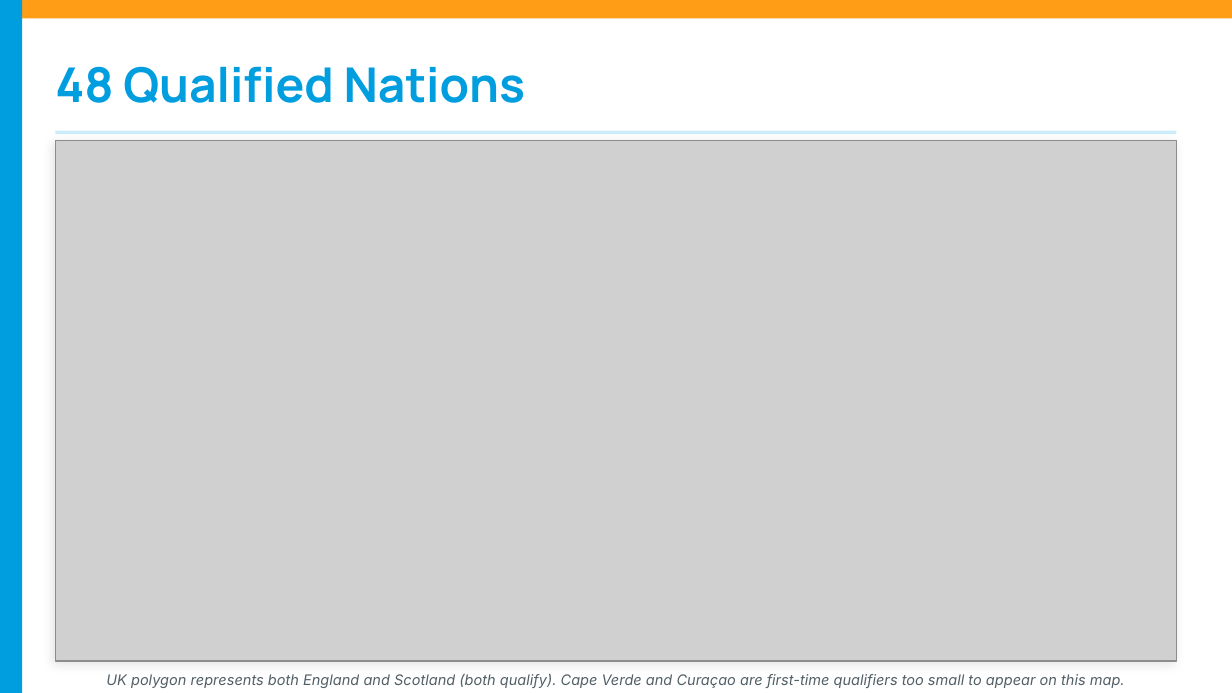
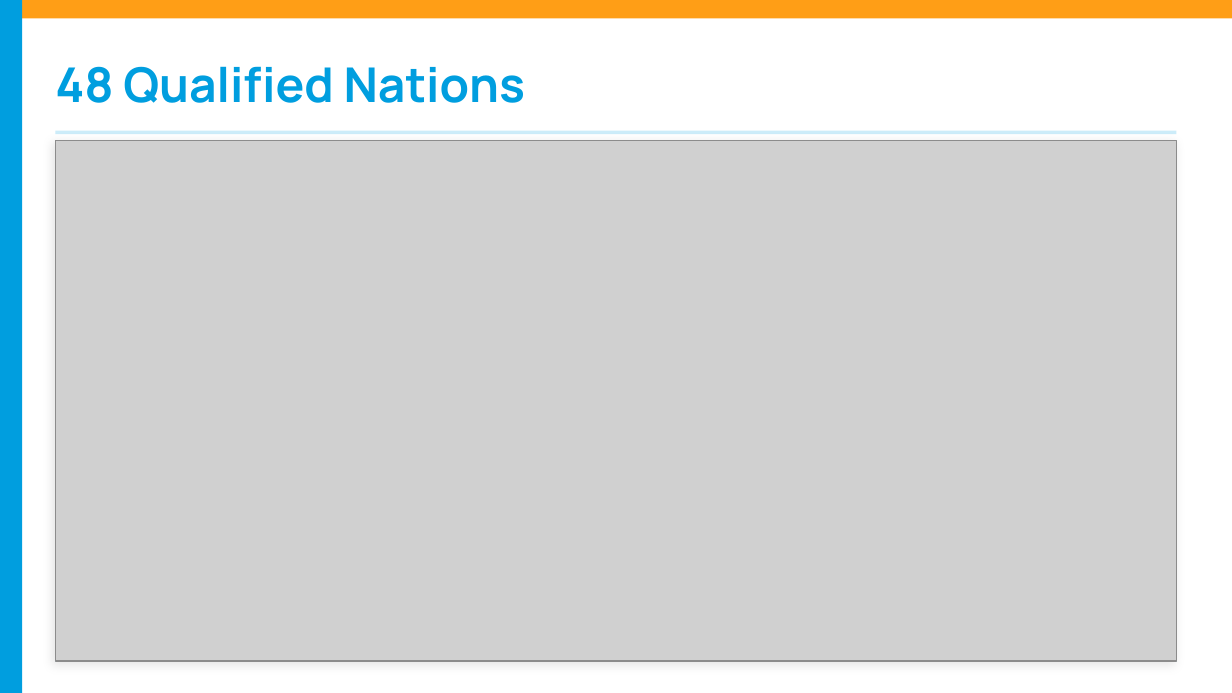
Before and after one commit to riteshwarade/wc26, a slide deck: slide 6 of WC2026_Pool_Intro.pptx (slide 5 before the commit). Drawn at 1232x693 pixels with LibreOffice and Linux fonts; fonts in the diff are those of the drawing; grey boxes stand for pictures. Boxes give left, top, right and bottom in pixels: in the first picture for what was removed or moved away, otherwise in the second. Text is boxed around its words. In the diff, an @@ line names an element or a change of style, - is before the commit and + after.

```diff
--- a/WC2026_Pool_Intro.pptx
+++ b/WC2026_Pool_Intro.pptx
@@ text removed at [106,674,1125,688] @@
-UK polygon represents both England and Scotland (both qualify). Cape Verde and Curaçao are first-time qualifiers too small to appear on this map.
```
Also in this commit, not shown: 1 other slide changed, 1 slide removed, 2 other files.
